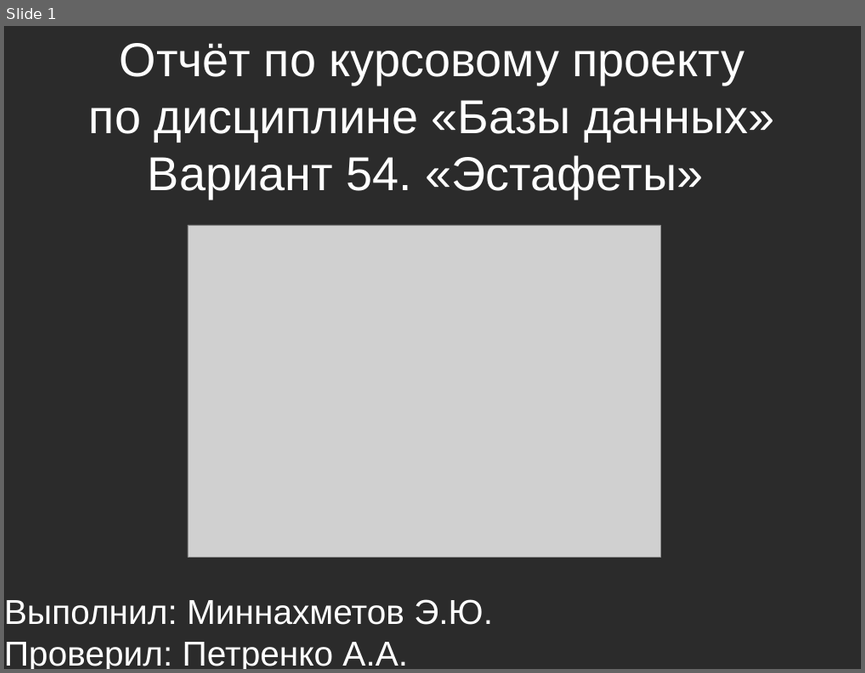
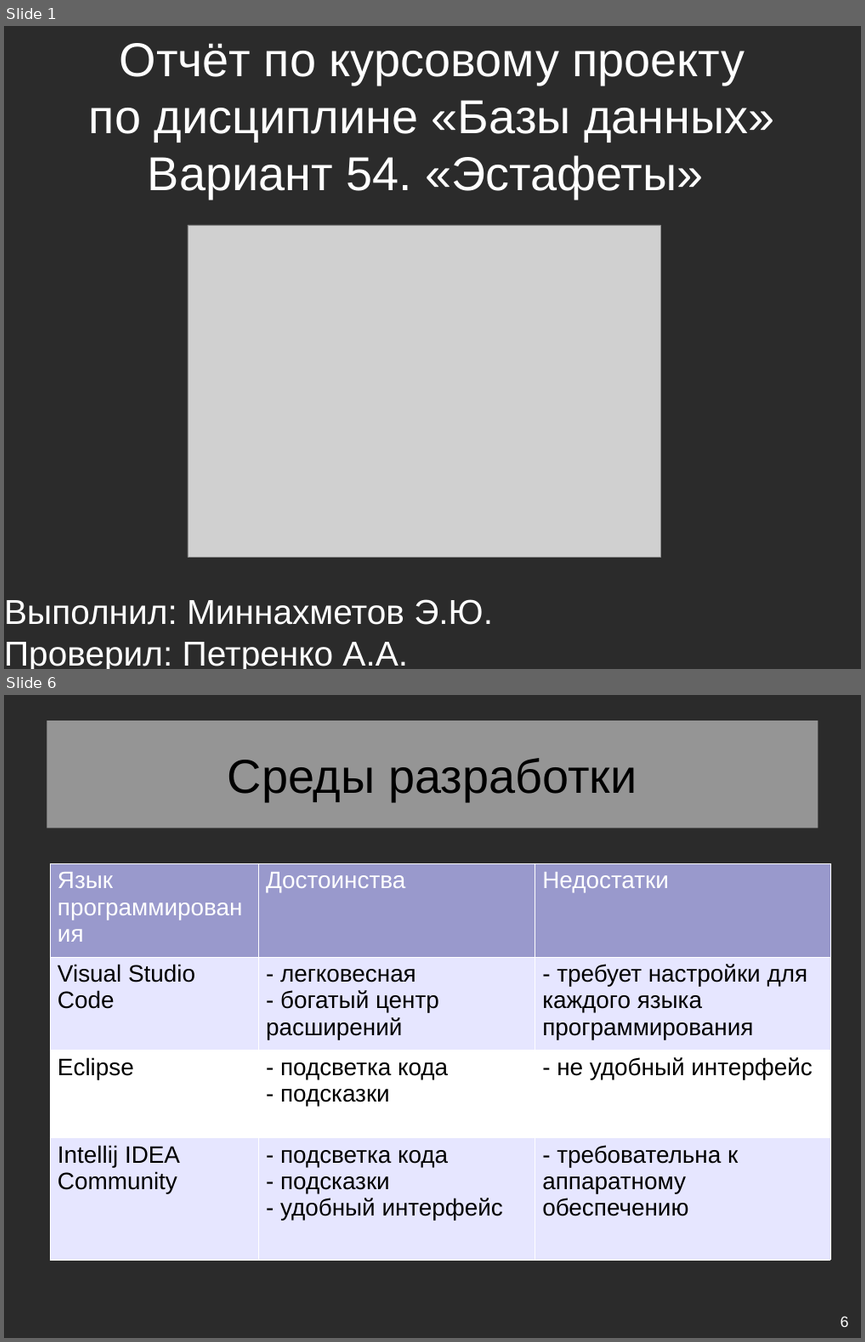
Before and after one commit to eldarian-1/pstu, a slide deck: БД/Course/Презентация курсового проекта.odp. Shown one above the other, each under a label of ours: slide 1 before the commit, slides 1 and 6 after it; the slides between them are not shown. The pictures are 865x673 and 865x1342 pixels, drawn with LibreOffice and Linux fonts; fonts in the diff are those of the drawing; grey boxes stand for pictures; background and template pictures are left out; a plain dark background stands for a picture behind light text. Boxes give left, top, right and bottom in pixels: in the first picture for what was removed or moved away, otherwise in the second. Text is boxed around its words. In the diff, an @@ line names an element or a change of style, - is before the commit and + after.

```diff
--- a/БД/Course/Презентация курсового проекта.odp
+++ b/БД/Course/Презентация курсового проекта.odp
@@ slide 6 added at (x1=4, y1=695, x2=861, y2=1338), background picture (left out) @@
@@ title added at (x1=46, y1=721, x2=818, y2=828), fill #FFFFFF at 50% opacity, 44 pt, text #000000 @@
+Среды разработки
@@ table added at (x1=50, y1=863, x2=830, y2=1248), 4 rows, 3 columns @@
+Язык программирования | Достоинства | Недостатки
+Visual Studio Code | - легковесная / - богатый центр расширений | - требует настройки для каждого языка программирования
+Eclipse | - подсветка кода / - подсказки | - не удобный интерфейс
+Intellij IDEA Community | - подсветка кода / - подсказки / - удобный интерфейс | - требовательна к аппаратному обеспечению
@@ page number added at (x1=840, y1=1315, x2=849, y2=1327), 14 pt, text #FFFFFF @@
+6
```
Also in this commit, not shown: 9 slides changed, 9 other slides added, 7 slides removed, 4 other files.
